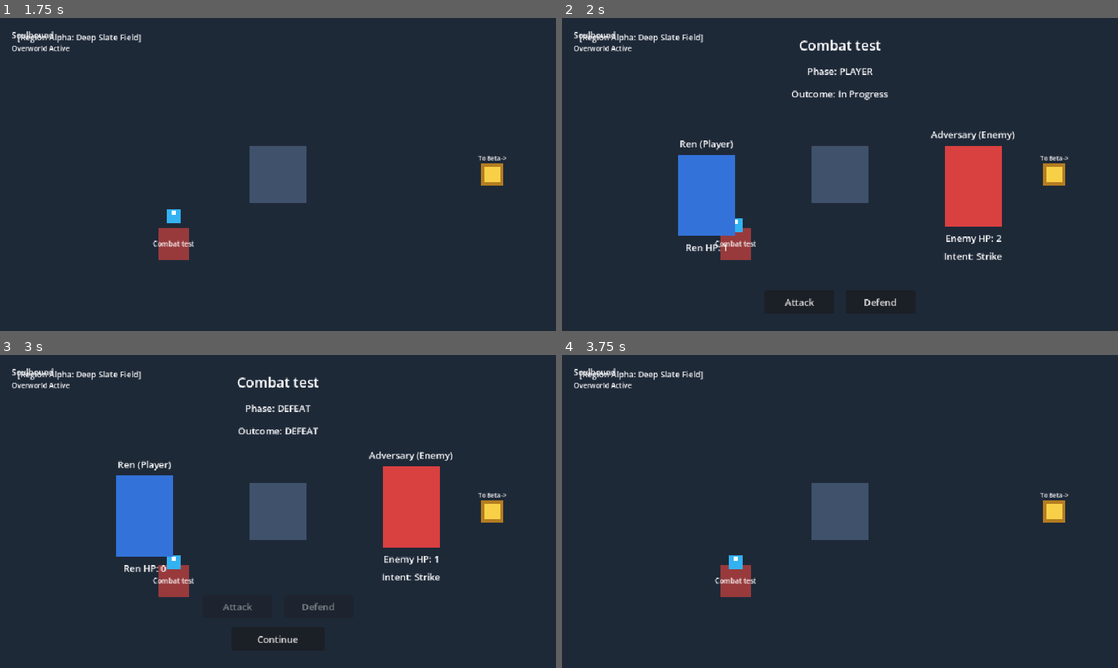
Above: before the commit, frames 1-4 (two rows, left to right).
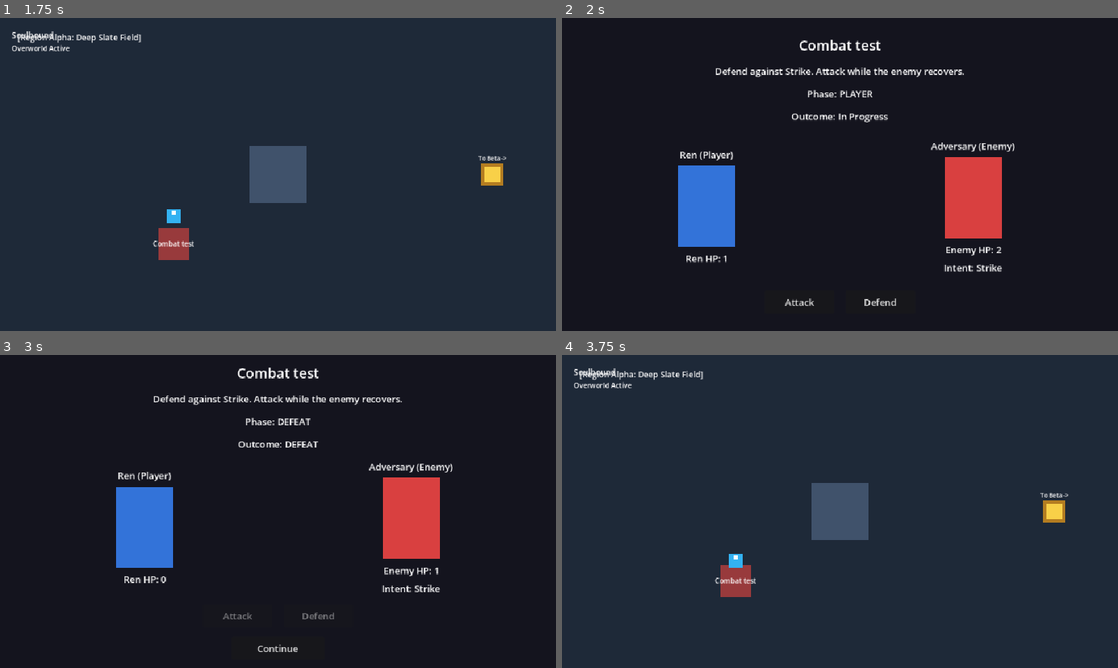
Above: after the commit, the same moments.

Repository: 5gcrg/Soulbound-Overworld
Game: Godot game, scene res://scenes/main/game_root.tscn
Same seed, same stepped clock (60 frames per second), same inputs: the game is played once before the commit and once after it.
Inputs:
- Up to frame 1 (1.75 s): tap Enter at 0.5 s; hold Right (move_right) 0.53-1.28 s; hold Down (move_down) from 1.28 s (still down)
- Up to frame 2 (2 s): keep holding Down (move_down)
- Up to frame 3 (3 s): release Down (move_down) at 2.03 s; hold Right (move_right) 2.03-2.75 s; click "Attack" at 2.75 s
- Up to frame 4 (3.75 s): click "Continue" at 3.5 s

Frame 1 is identical in both runs. In frame 2, 93% of the frame differs, in the area x 0-100%, y 0-100%; in frame 3, 92%; in frame 4, less than 0.1%.

Commit message:
Reserve combat admission and verify Alpha encounter outcomes

Diff:
--- a/scenes/combat/battle_fixture.tscn
+++ b/scenes/combat/battle_fixture.tscn
@@ -10,6 +10,15 @@
 grow_horizontal = 2
 grow_vertical = 2
 script = ExtResource("1_battle")
+
+[node name="Background" type="ColorRect" parent="."]
+layout_mode = 1
+anchors_preset = 15
+anchor_right = 1.0
+anchor_bottom = 1.0
+grow_horizontal = 2
+grow_vertical = 2
+color = Color(0.08, 0.08, 0.12, 1)
 
 [node name="VBoxContainer" type="VBoxContainer" parent="."]
 layout_mode = 1
@@ -28,6 +37,11 @@
 layout_mode = 2
 theme_override_font_sizes/font_size = 24
 text = "Combat test"
+horizontal_alignment = 1
+
+[node name="InstructionLabel" type="Label" parent="VBoxContainer"]
+layout_mode = 2
+text = "Defend against Strike. Attack while the enemy recovers."
 horizontal_alignment = 1
 
 [node name="StatusLabel" type="Label" parent="VBoxContainer"]
--- a/scenes/main/game_root.gd
+++ b/scenes/main/game_root.gd
@@ -62,39 +62,48 @@
 	if world_router == null or world_router.is_transition_in_flight:
 		return
 	_battle_pending = true
+	_previous_input_frozen = player.input_frozen
+	player.input_frozen = true
 	_open_combat.call_deferred(encounter_id)
 
-func _open_combat(encounter_id: int) -> void:
+func _open_combat(id: int) -> void:
+	if not _try_open_combat(id):
+		_restore_combat_movement()
 	_battle_pending = false
+
+func _try_open_combat(encounter_id: int) -> bool:
 	var encounter: Area2D = instance_from_id(encounter_id) as Area2D
 	if encounter == null or not is_instance_valid(encounter) or encounter.is_queued_for_deletion():
-		return
+		return false
 	if world_router == null or world_router.active_region == null or not is_instance_valid(world_router.active_region) or world_router.active_region.is_queued_for_deletion():
-		return
+		return false
 	if not world_router.active_region.is_ancestor_of(encounter):
-		return
+		return false
 	if not encounter.has_meta("encounter_id") or StringName(encounter.get_meta("encounter_id")) != EXPECTED_ENCOUNTER_ID:
-		return
+		return false
 	if world_router.is_transition_in_flight:
-		return
+		return false
 	if _battle != null and is_instance_valid(_battle):
-		return
+		return false
 	if player == null or _battle_layer == null:
-		return
+		return false
 
 	var instance: Control = BATTLE_FIXTURE_SCENE.instantiate() as Control
 	if instance == null:
-		return
+		return false
 	_battle = instance
-	_previous_input_frozen = player.input_frozen
 	player.freeze_movement()
 	if not _battle.is_connected("continued", _close_combat):
 		_battle.connect("continued", _close_combat, CONNECT_ONE_SHOT)
 	_battle_layer.add_child(_battle)
+	return true
+
+func _restore_combat_movement() -> void:
+	if player != null and is_instance_valid(player):
+		player.input_frozen = _previous_input_frozen
 
 func _close_combat() -> void:
-	if player != null and is_instance_valid(player):
-		player.input_frozen = _previous_input_frozen
+	_restore_combat_movement()
 	if _battle != null and is_instance_valid(_battle):
 		_battle.hide()
 		_battle.queue_free()
--- /dev/null
+++ b/tests/headless/combat_test.gd
@@ -0,0 +1,181 @@
+extends SceneTree
+
+func _fail(message: String) -> void:
+	printerr("COMBAT TEST FAILED: ", message)
+	quit(1)
+
+func _init() -> void:
+	call_deferred("_run_test")
+
+func _run_test() -> void:
+	var watchdog := create_timer(4.0)
+	watchdog.timeout.connect(func() -> void: _fail("Watchdog 4.0s timeout reached"))
+
+	var root_scene: PackedScene = load("res://scenes/main/game_root.tscn")
+	if root_scene == null:
+		_fail("Missing game_root.tscn")
+		return
+	var game_root: Node = root_scene.instantiate()
+	root.add_child(game_root)
+	await process_frame
+	await process_frame
+
+	var player: PlayerCharacter = game_root.get_node("Player") as PlayerCharacter
+	var router: WorldRouter = game_root.get_node("WorldRouter") as WorldRouter
+	var battle_layer: CanvasLayer = game_root.get_node("BattleLayer") as CanvasLayer
+	if player == null or router == null or battle_layer == null:
+		_fail("Required game_root child nodes missing")
+		return
+
+	var active_region: Node2D = router.active_region
+	if active_region == null:
+		_fail("Missing router.active_region")
+		return
+
+	var encounter: Area2D = active_region.get_node("CombatEncounter") as Area2D
+	if encounter == null:
+		_fail("Missing Alpha CombatEncounter")
+		return
+
+	var initial_region: Node2D = active_region
+	var encounter_pos: Vector2 = encounter.global_position
+
+	player.global_position = encounter_pos
+	for i in 5:
+		await physics_frame
+	await process_frame
+
+	if battle_layer.get_child_count() != 1:
+		_fail("Expected 1 BattleFixture in BattleLayer")
+		return
+	var fixture: BattleFixture = battle_layer.get_child(0) as BattleFixture
+	if fixture == null or not player.input_frozen:
+		_fail("Expected fixture and player.input_frozen")
+		return
+
+	if fixture.request_action(&"invalid_action"):
+		_fail("Invalid request was not rejected")
+		return
+	if fixture.enemy_intent != &"Strike":
+		_fail("Expected opening enemy_intent Strike")
+		return
+	fixture.defend_button.pressed.emit()
+	if fixture.request_action(&"attack"):
+		_fail("Duplicate attack was not rejected")
+		return
+	await process_frame
+
+	if fixture.enemy_intent != &"Recover":
+		_fail("Expected round 2 enemy_intent Recover")
+		return
+	fixture.attack_button.pressed.emit()
+	await process_frame
+
+	if fixture.enemy_intent != &"Strike":
+		_fail("Expected round 3 enemy_intent Strike")
+		return
+	fixture.defend_button.pressed.emit()
+	await process_frame
+
+	if fixture.enemy_intent != &"Recover":
+		_fail("Expected round 4 enemy_intent Recover")
+		return
+	fixture.attack_button.pressed.emit()
+	await process_frame
+
+	if fixture.phase != BattleFixture.Phase.VICTORY:
+		_fail("Expected VICTORY phase")
+		return
+
+	var continued_calls: Array[int] = [0]
+	fixture.continued.connect(func() -> void: continued_calls[0] += 1)
+	fixture.continue_button.pressed.emit()
+	fixture.continue_button.pressed.emit()
+
+	for i in 5:
+		await physics_frame
+	await process_frame
+
+	if battle_layer.get_child_count() != 0:
+		_fail("BattleFixture was not closed")
+		return
+	if router.active_region != initial_region:
+		_fail("Active region changed")
+		return
+	if player.global_position.distance_to(encounter_pos) > 1.0:
+		_fail("Player position changed")
+		return
+	if player.input_frozen:
+		_fail("Player remained frozen after continue")
+		return
+
+	for i in 5:
+		await physics_frame
+	await process_frame
+	if battle_layer.get_child_count() != 0:
+		_fail("Immediate retrigger occurred")
+		return
+
+	# Move out then reenter via physics
+	player.global_position = Vector2(180, 270)
+	for i in 5:
+		await physics_frame
+	await process_frame
+
+	player.global_position = encounter_pos
+	for i in 5:
+		await physics_frame
+	await process_frame
+
+	if battle_layer.get_child_count() != 1:
+		_fail("Expected fresh fixture on re-entry")
+		return
+	var fixture2: BattleFixture = battle_layer.get_child(0) as BattleFixture
+	if fixture2.ren_pips <= 0 or fixture2.enemy_pips <= 0:
+		_fail("Expected fresh initial pips")
+		return
+	fixture2.attack_button.pressed.emit()
+	await process_frame
+
+	if fixture2.phase != BattleFixture.Phase.DEFEAT:
+		_fail("Expected DEFEAT after opening Attack")
+		return
+	fixture2.continue_button.pressed.emit()
+	for i in 5:
+		await physics_frame
+	await process_frame
+	if battle_layer.get_child_count() != 0 or player.input_frozen:
+		_fail("Defeat continue failed to restore")
+		return
+
+	# Same-frame competition check
+	var portal_beta: RegionPortal = active_region.get_node("Portals/PortalToBeta") as RegionPortal
+	router.set_region_available("test_region_beta", false)
+	player.global_position = encounter_pos
+	encounter.body_entered.emit(player)
+	router.request_transition(portal_beta, "test_region_beta", "from_alpha")
+	for i in 5:
+		await physics_frame
+	await process_frame
+
+	if battle_layer.get_child_count() != 1:
+		_fail("Same-frame competition fixture did not open")
+		return
+	var fixture3: BattleFixture = battle_layer.get_child(0) as BattleFixture
+	fixture3.attack_button.pressed.emit()
+	await process_frame
+	await process_frame
+
+	if fixture3.phase != BattleFixture.Phase.DEFEAT:
+		_fail("Expected DEFEAT after opening Attack")
+		return
+	fixture3.continue_button.pressed.emit()
+	for i in 5:
+		await physics_frame
+	await process_frame
+	if battle_layer.get_child_count() != 0 or player.input_frozen:
+		_fail("Defeat continue failed to restore")
+		return
+
+	print("COMBAT TESTS PASSED")
+	quit(0)
Not shown, added: tests/headless/combat_test.gd.uid
Not shown, changed: docs/agent-review-queue.md
Not shown, changed: docs/asset-register.md
Not shown, changed: docs/traceability-matrix.md
